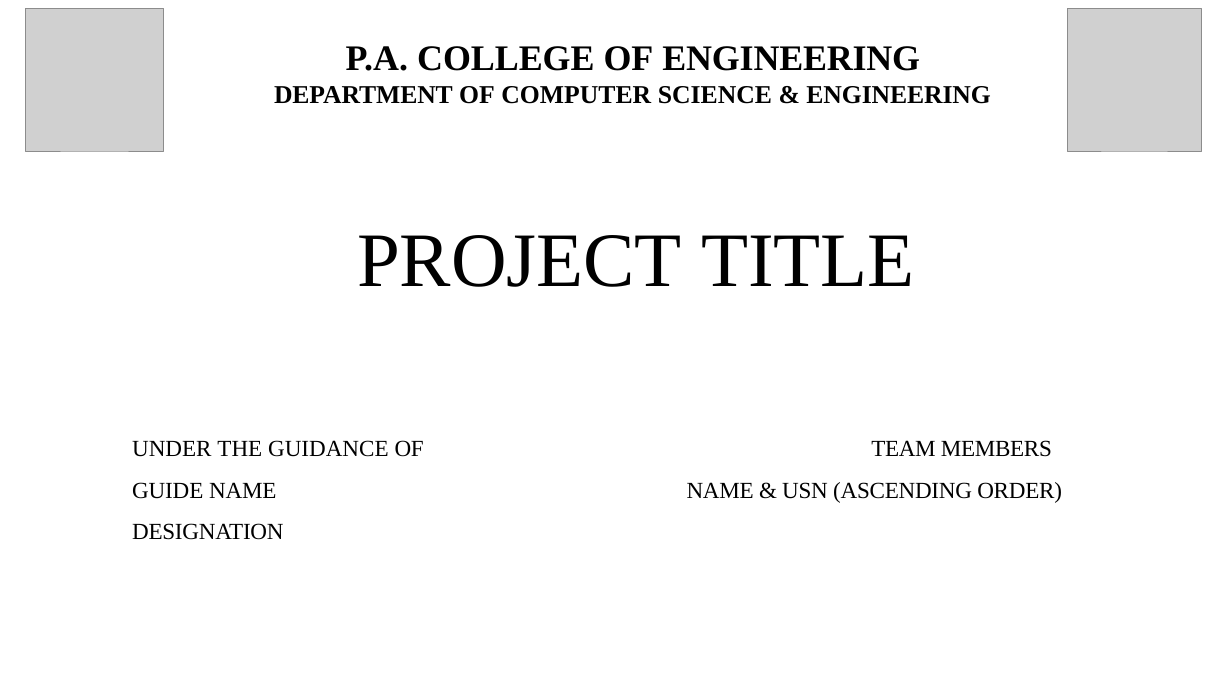
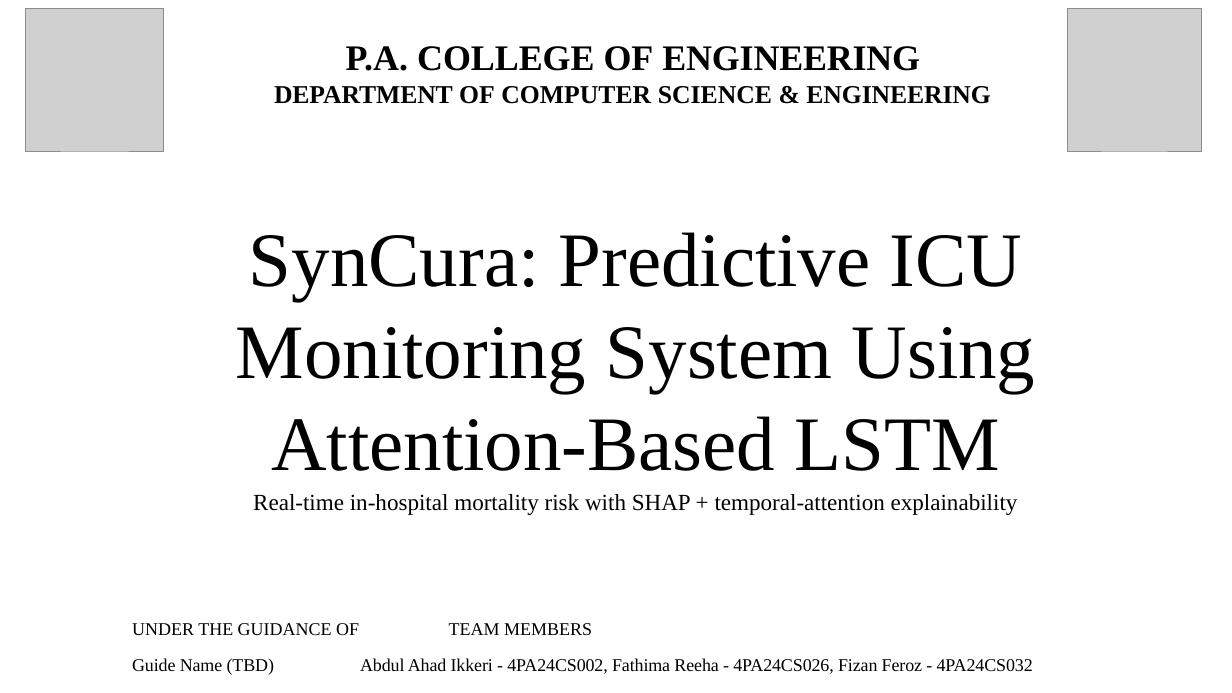
Before and after one commit to Fizan-Feroz/SynCura, a slide deck: slide 1 of ppt/PROJECT SYNOPSIS PPT-FORMAT_TRIMMED.pptx. Drawn at 1232x693 pixels with LibreOffice and Linux fonts; fonts in the diff are those of the drawing; grey boxes stand for pictures. Boxes give left, top, right and bottom in pixels: in the first picture for what was removed or moved away, otherwise in the second. Text is boxed around its words. In the diff, an @@ line names an element or a change of style, - is before the commit and + after.

Commit message:
docs(ppt): fill title, abstract, intro, lit survey, problem, methodology in trimmed synopsis

```diff
--- a/ppt/PROJECT SYNOPSIS PPT-FORMAT_TRIMMED.pptx
+++ b/ppt/PROJECT SYNOPSIS PPT-FORMAT_TRIMMED.pptx
@@ text at (236, 232, 1036, 515): text changed; size 60 to 18 pt @@
-PROJECT TITLE
+SynCura: Predictive ICU Monitoring System Using Attention-Based LSTM
+Real-time in-hospital mortality risk with SHAP + temporal-attention explainability
@@ text at (132, 623, 359, 635): size 18 to 14 pt in "UNDER THE GUIDANCE OF TEAM MEMBERS"; letter spacing -0.2 to 0 pt in "OF TEAM MEMBERS" @@
@@ text at (132, 658, 1033, 675): text changed; size 18 to 14 pt @@
-GUIDE NAME NAME & USN (ASCENDING ORDER)
-DESIGNATION
+Guide Name (TBD) Abdul Ahad Ikkeri - 4PA24CS002, Fathima Reeha - 4PA24CS026, Fizan Feroz - 4PA24CS032
+Designation (TBD)
```
Also in this commit, not shown: 5 other slides changed.
